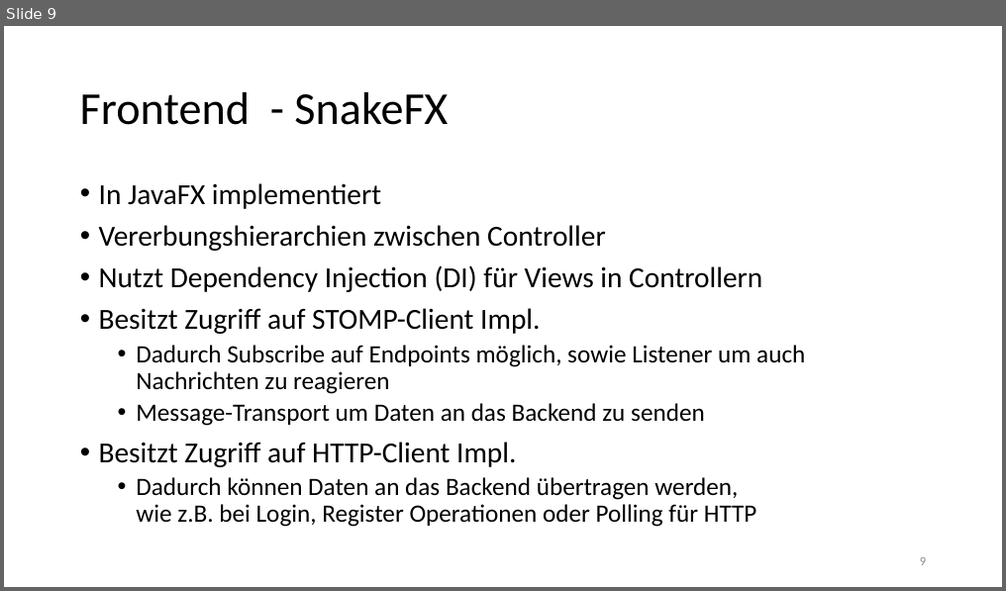
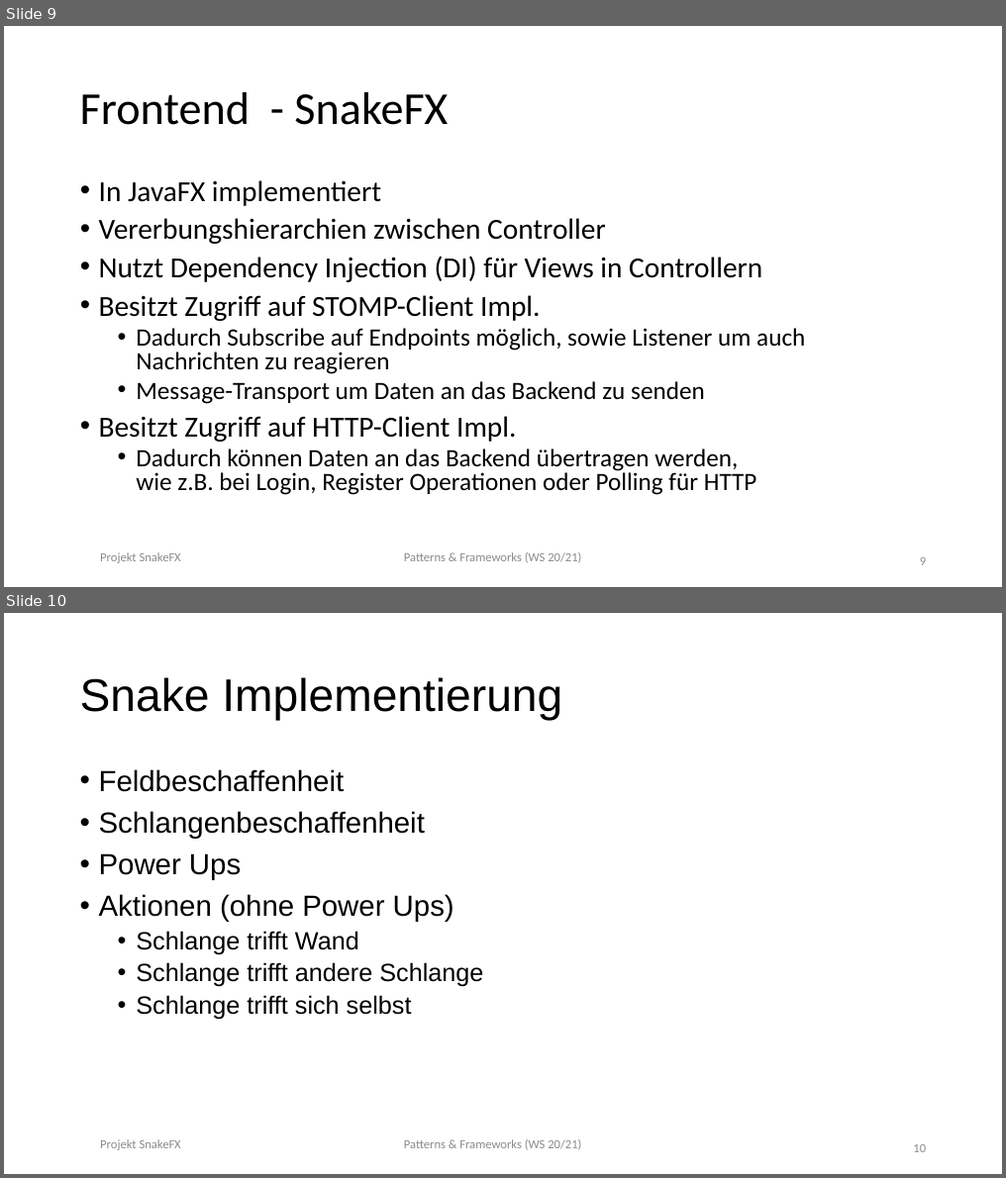
Before and after one commit to Bummelnderboris/Patterns_and_Frameworks, a slide deck: docs/00000_abgabe_final/3_Prasentation/Wulfert_PF_SnakeFX.pptx. Shown one above the other, each under a label of ours: slide 9 before the commit, slides 9 and 10 after it. The pictures are 1006x591 and 1006x1178 pixels, drawn with LibreOffice and Linux fonts; fonts in the diff are those of the drawing. Boxes give left, top, right and bottom in pixels: in the first picture for what was removed or moved away, otherwise in the second. Text is boxed around its words. In the diff, an @@ line names an element or a change of style, - is before the commit and + after.

```diff
--- a/docs/00000_abgabe_final/3_Prasentation/Wulfert_PF_SnakeFX.pptx
+++ b/docs/00000_abgabe_final/3_Prasentation/Wulfert_PF_SnakeFX.pptx
@@ slide 10 added at bbox=[4, 613, 1002, 1174], background #FFFFFF @@
@@ title added at bbox=[80, 677, 562, 721], 44 pt, text #000000 @@
+Snake Implementierung
@@ text added at bbox=[99, 769, 483, 1019], 28 pt, text #000000 @@
+• Feldbeschaffenheit
+• Schlangenbeschaffenheit
+• Power Ups
+• Aktionen (ohne Power Ups)
+  • Schlange trifft Wand
+  • Schlange trifft andere Schlange
+  • Schlange trifft sich selbst
@@ text added at bbox=[100, 1140, 181, 1151], 12 pt, text #8B8B8B @@
+Projekt SnakeFX
@@ text added at bbox=[404, 1140, 581, 1151], 12 pt, text #8B8B8B @@
+Patterns & Frameworks (WS 20/21)
@@ page number added at bbox=[913, 1145, 926, 1153], 12 pt, text #8B8B8B @@
+10
@@ slide 9 changed as well @@
@@ text "In JavaFX implementiert" at bbox=[99, 180, 805, 495]: line spacing 0.9 to 0.8 @@
@@ text added at bbox=[100, 553, 181, 564], 12 pt, text #8B8B8B @@
+Projekt SnakeFX
@@ text added at bbox=[404, 553, 581, 564], 12 pt, text #8B8B8B @@
+Patterns & Frameworks (WS 20/21)
```
Also in this commit, not shown: 8 other slides changed, 7 other slides added, 1 slide removed, 3 other files.
